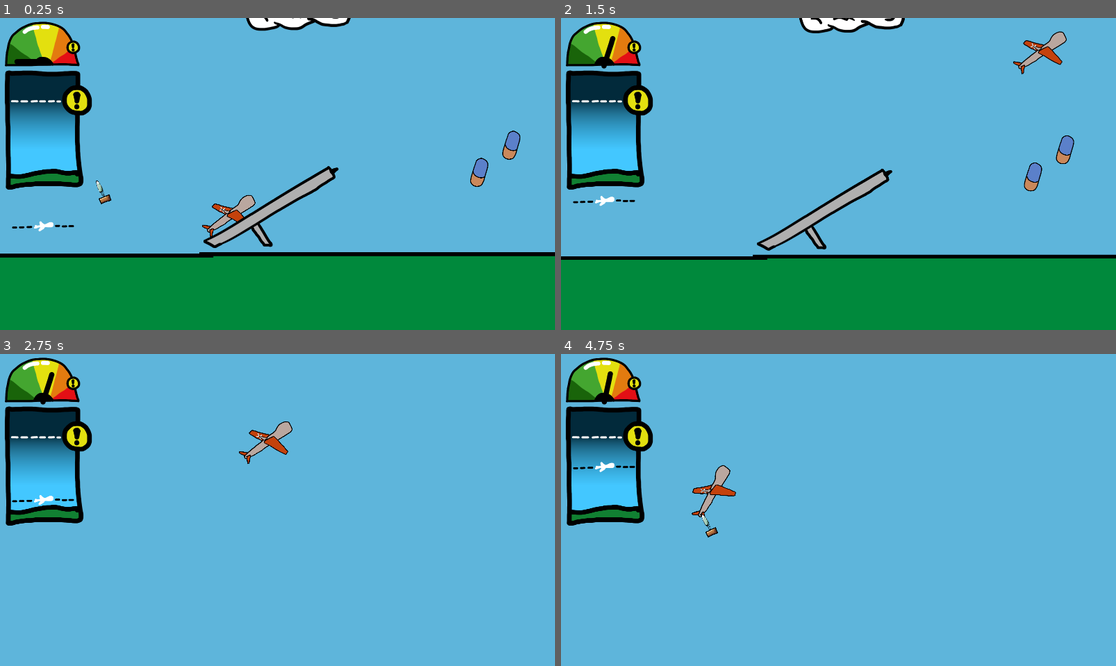
Above: before the commit, frames 1-4 (two rows, left to right).
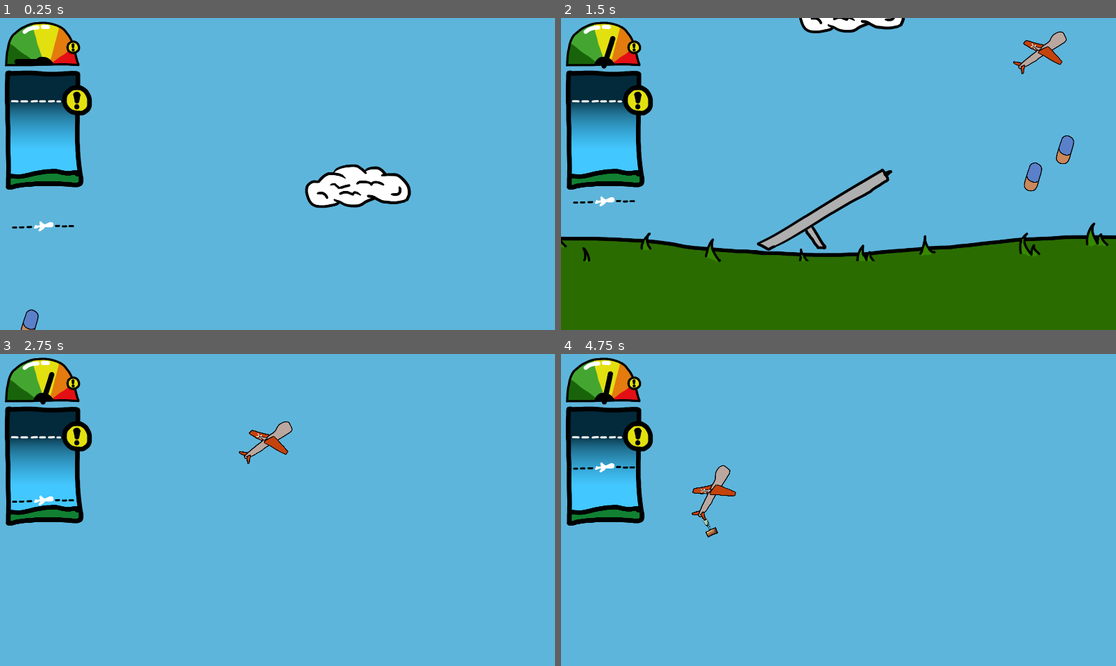
Above: after the commit, the same moments.

Repository: SirLich/ldjam-53
Game: Godot game, scene res://game.tscn
Two runs of this game, one before a commit and one after it. Both use one fixed random seed, a clock stepped at 60 frames per second and the inputs below.
Inputs (mouse positions are in pixels of both pictures, inside the frame that each line leads up to):
- Up to frame 1 (0.25 s): no input
- Up to frame 2 (1.5 s): tap Enter at 0.5 s; move the mouse to (960, 158) at 0.52 s; hold D 0.53-1.28 s; tap Space (spacebar) at 0.6, 1.35 s; move the mouse to (727, 189) at 1.27 s; hold S from 1.28 s (still down)
- Up to frame 3 (2.75 s): move the mouse to (333, 441) at 2.02 s; release S at 2.03 s; hold D from 2.03 s (still down); tap F at 2.1 s; tap Space (spacebar) at 2.3 s
- Up to frame 4 (4.75 s): move the mouse to (810, 572) at 2.77 s; release D at 2.78 s; hold W 2.78-3.53 s; tap Space (spacebar) at 2.85, 3.6, 4.55 s; move the mouse to (1005, 556) at 3.52 s; hold A from 3.53 s (still down); move the mouse to (672, 463) at 4.27 s; tap F at 4.35 s

The runs differ from the first frame. In frame 1, 29% of the frame differs, in the area x 0-100%, y 0-100%; in frame 2, 28%; in frame 3, less than 0.1%; in frame 4, less than 0.1%.

Commit message:
Add ground

Diff:
--- a/game.tscn
+++ b/game.tscn
@@ -1,7 +1,6 @@
-[gd_scene load_steps=18 format=3 uid="uid://bt7iua1otrdva"]
+[gd_scene load_steps=13 format=3 uid="uid://bt7iua1otrdva"]
 
 [ext_resource type="Script" path="res://game.gd" id="1_wrd2u"]
-[ext_resource type="Script" path="res://ignore_rot.gd" id="2_nm2xj"]
 [ext_resource type="Texture2D" uid="uid://btpfx368qioxh" path="res://assets/speedomiter.png" id="2_nwuek"]
 [ext_resource type="Texture2D" uid="uid://dt54gbixfo5mx" path="res://assets/cloud.png" id="2_t87kk"]
 [ext_resource type="PackedScene" uid="uid://d1mgyajq1ivqs" path="res://scenes/launcher/launcher.tscn" id="4_gdlv2"]
@@ -14,35 +13,9 @@
 [ext_resource type="Texture2D" uid="uid://c3cmnkaslp05y" path="res://assets/heigh_meter_dial.png" id="12_ck1gl"]
 [ext_resource type="Script" path="res://hud/HeighDial.gd" id="13_f0bqv"]
 
-[sub_resource type="Gradient" id="Gradient_irhyx"]
-colors = PackedColorArray(0.00147889, 0.0905844, 0.475441, 1, 0.0874125, 0.698596, 0.809496, 1)
-
-[sub_resource type="GradientTexture2D" id="GradientTexture2D_3uf1v"]
-gradient = SubResource("Gradient_irhyx")
-width = 256
-height = 500
-fill_from = Vector2(0.490385, 0)
-fill_to = Vector2(0.53125, 1)
-
-[sub_resource type="Gradient" id="Gradient_3edvj"]
-colors = PackedColorArray(0.0633781, 0.740959, 1, 1, 0, 0, 0, 1)
-
-[sub_resource type="GradientTexture1D" id="GradientTexture1D_bqhyj"]
-gradient = SubResource("Gradient_3edvj")
-width = 5
-
 [node name="Game" type="Node2D"]
 script = ExtResource("1_wrd2u")
 tile_length = 1920.0
-
-[node name="Background" type="Sprite2D" parent="." node_paths=PackedStringArray("world")]
-visible = false
-position = Vector2(276, 818)
-scale = Vector2(9.28929, 3.18381)
-texture = SubResource("GradientTexture2D_3uf1v")
-script = ExtResource("2_nm2xj")
-gradient = SubResource("GradientTexture1D_bqhyj")
-world = NodePath("../World")
 
 [node name="Camera2D" type="Camera2D" parent="."]
 position = Vector2(276, 818)
@@ -51,14 +24,8 @@
 script = ExtResource("5_jg1gd")
 
 [node name="RemoteTransform2D" type="RemoteTransform2D" parent="Camera2D"]
-remote_path = NodePath("../../Background")
 update_rotation = false
 update_scale = false
-
-[node name="Drone" parent="." node_paths=PackedStringArray("world") instance=ExtResource("4_kgkqh")]
-position = Vector2(125, 957)
-rotation = -0.572468
-world = NodePath("../World")
 
 [node name="World" type="Node2D" parent="."]
 
@@ -143,3 +110,9 @@
 
 [node name="Tile3" parent="." instance=ExtResource("7_vw8o2")]
 position = Vector2(1918, 1084)
+
+[node name="Drone" parent="." node_paths=PackedStringArray("world") instance=ExtResource("4_kgkqh")]
+z_index = 1
+position = Vector2(125, 957)
+rotation = -0.572468
+world = NodePath("../World")
--- a/ignore_rot.gd
+++ b/ignore_rot.gd
@@ -2,10 +2,10 @@
 
 @export var gradient : GradientTexture1D
 @export var world : Node2D
-var range = 5
+var range = 1
 
 func height_percentage():
-	return clamp(-world.global_position.y / Global.MAX_HEIGHT, 0, 1)
+	return clamp(Global.get_height() / Global.MAX_HEIGHT, 0, 1)
 
 
 func _process(delta):
--- a/scenes/drone/drone.gd
+++ b/scenes/drone/drone.gd
@@ -18,12 +18,14 @@
 
 var current_speed = 0
 
+@onready var area = $Area
 @onready var pcam : PhantomCamera2D = $Pcam
 @export var package_scene : PackedScene
 @export var world : Node2D
 
 func launch():
 	speed = 1200
+	$ AudioStreamPlayer2D.play()
 
 	await get_tree().create_timer(0.7).timeout
 	pcam.set_priority(2)
@@ -45,6 +47,9 @@
 		new_package.global_position = global_position
 
 func _process(delta):
+	for ar in area.get_overlapping_areas():
+		if ar.is_in_group("ground"):
+			print("DEAD")
 
 	var angle = global_rotation + 0.2
 	if launched:
--- a/scenes/drone/drone.tscn
+++ b/scenes/drone/drone.tscn
@@ -1,10 +1,11 @@
-[gd_scene load_steps=8 format=3 uid="uid://cwlmal66y0pqe"]
+[gd_scene load_steps=9 format=3 uid="uid://cwlmal66y0pqe"]
 
 [ext_resource type="Script" path="res://scenes/drone/drone.gd" id="1_0dw7l"]
 [ext_resource type="Texture2D" uid="uid://dxrcmy5n3ujpj" path="res://scenes/drone/drone.png" id="1_pqu5d"]
 [ext_resource type="PackedScene" uid="uid://pvqa1wvqcjnb" path="res://scenes/package/package.tscn" id="2_k34j8"]
 [ext_resource type="Script" path="res://addons/phantom_camera/scripts/phantom_camera/phantom_camera_2D.gd" id="3_s0noo"]
 [ext_resource type="Script" path="res://addons/phantom_camera/scripts/resources/tween_resource.gd" id="3_xvibx"]
+[ext_resource type="AudioStream" uid="uid://wrdc3b1wwf2a" path="res://sounds/untitled.wav" id="6_6mjga"]
 
 [sub_resource type="Resource" id="Resource_daekj"]
 script = ExtResource("3_xvibx")
@@ -13,8 +14,8 @@
 ease = 2
 
 [sub_resource type="CapsuleShape2D" id="CapsuleShape2D_i0rko"]
-radius = 30.0
-height = 192.0
+radius = 18.9999
+height = 213.999
 
 [node name="Drone" type="Node2D"]
 script = ExtResource("1_0dw7l")
@@ -33,14 +34,19 @@
 tween_parameters = SubResource("Resource_daekj")
 inactive_update_mode = 0
 
+[node name="Area" type="Area2D" parent="."]
+scale = Vector2(0.250977, 0.250977)
+
+[node name="CollisionShape2D" type="CollisionShape2D" parent="Area"]
+position = Vector2(-7.96887, -23.9066)
+rotation = 1.5708
+scale = Vector2(3.98444, 3.98444)
+shape = SubResource("CapsuleShape2D_i0rko")
+
 [node name="Sprite" type="Sprite2D" parent="."]
 scale = Vector2(0.250977, 0.250977)
 texture = ExtResource("1_pqu5d")
 
-[node name="Area2D" type="Area2D" parent="Sprite"]
-
-[node name="CollisionShape2D" type="CollisionShape2D" parent="Sprite/Area2D"]
-position = Vector2(-7.96887, -23.9066)
-rotation = 1.5708
-scale = Vector2(3.98444, 3.98444)
-shape = SubResource("CapsuleShape2D_i0rko")
+[node name="AudioStreamPlayer2D" type="AudioStreamPlayer2D" parent="."]
+stream = ExtResource("6_6mjga")
+pitch_scale = 0.52
--- a/scenes/launcher/launcher.gd
+++ b/scenes/launcher/launcher.gd
@@ -6,6 +6,7 @@
 func _input(event):
 	if is_ready and event.is_action("spacebar"):
 		is_ready = false
+		$AudioStreamPlayer2D.play()
 		drone.launch()
 
 # Called every frame. 'delta' is the elapsed time since the previous frame.
--- a/scenes/launcher/launcher.tscn
+++ b/scenes/launcher/launcher.tscn
@@ -1,8 +1,9 @@
-[gd_scene load_steps=4 format=3 uid="uid://d1mgyajq1ivqs"]
+[gd_scene load_steps=5 format=3 uid="uid://d1mgyajq1ivqs"]
 
 [ext_resource type="Texture2D" uid="uid://bnq1hgvaqhwse" path="res://assets/launcher.png" id="1_271br"]
 [ext_resource type="Script" path="res://scenes/launcher/launcher.gd" id="1_twho1"]
 [ext_resource type="Script" path="res://addons/phantom_camera/scripts/phantom_camera/phantom_camera_2D.gd" id="2_qdql8"]
+[ext_resource type="AudioStream" uid="uid://crqa18fonqsw5" path="res://sounds/launch.wav" id="4_e1pw1"]
 
 [node name="Launcher" type="Node2D"]
 position = Vector2(276, 818)
@@ -18,3 +19,8 @@
 
 [node name="Sprite" type="Sprite2D" parent="."]
 texture = ExtResource("1_271br")
+
+[node name="AudioStreamPlayer2D" type="AudioStreamPlayer2D" parent="."]
+stream = ExtResource("4_e1pw1")
+volume_db = 3.822
+pitch_scale = 0.21
--- a/scenes/tile/tile.tscn
+++ b/scenes/tile/tile.tscn
@@ -1,8 +1,9 @@
-[gd_scene load_steps=6 format=3 uid="uid://x2oc338rv3ul"]
+[gd_scene load_steps=7 format=3 uid="uid://x2oc338rv3ul"]
 
 [ext_resource type="Script" path="res://scenes/tile/tile.gd" id="1_baxb0"]
 [ext_resource type="PackedScene" uid="uid://cltoxd5aa63go" path="res://scenes/pill/pill.tscn" id="3_npa77"]
 [ext_resource type="PackedScene" uid="uid://pvqa1wvqcjnb" path="res://scenes/package/package.tscn" id="4_7tyam"]
+[ext_resource type="Texture2D" uid="uid://7xy5jtubvjvr" path="res://assets/ground.png" id="5_m237g"]
 [ext_resource type="Texture2D" uid="uid://b1xexggxkheol" path="res://assets/target.png" id="5_yc76t"]
 
 [sub_resource type="CapsuleShape2D" id="CapsuleShape2D_etw2t"]
@@ -38,12 +39,18 @@
 rotation = 1.5708
 shape = SubResource("CapsuleShape2D_etw2t")
 
+[node name="Sprite2D" type="Sprite2D" parent="."]
+position = Vector2(954, -228)
+texture = ExtResource("5_m237g")
+
 [node name="ColorRect" type="ColorRect" parent="."]
-offset_right = 1923.0
-offset_bottom = 3243.0
-color = Color(0, 0.537255, 0.235294, 1)
+offset_left = -7.0
+offset_top = 21.0
+offset_right = 1916.0
+offset_bottom = 3264.0
+color = Color(0.168627, 0.423529, 0, 1)
 
-[node name="ColorRect2" type="ColorRect" parent="."]
-offset_right = 1923.0
-offset_bottom = 13.0
-color = Color(0, 0, 0, 1)
+[node name="Area2D" type="Area2D" parent="." groups=["ground"]]
+
+[node name="CollisionPolygon2D" type="CollisionPolygon2D" parent="Area2D"]
+polygon = PackedVector2Array(-4, -16, 281, 1, 671, -24, 1050, -56, 1414, -60, 1774, -23, 1914, -10, 1914, 396, -6, 389)
Binary file changed: assets/ground.png
Not shown, added: sounds/launch.wav.import
Not shown, added: sounds/untitled.wav.import
Not shown, changed: assets/ground.kra
Not shown, added: sounds/launch.wav
Not shown, added: sounds/untitled.wav
